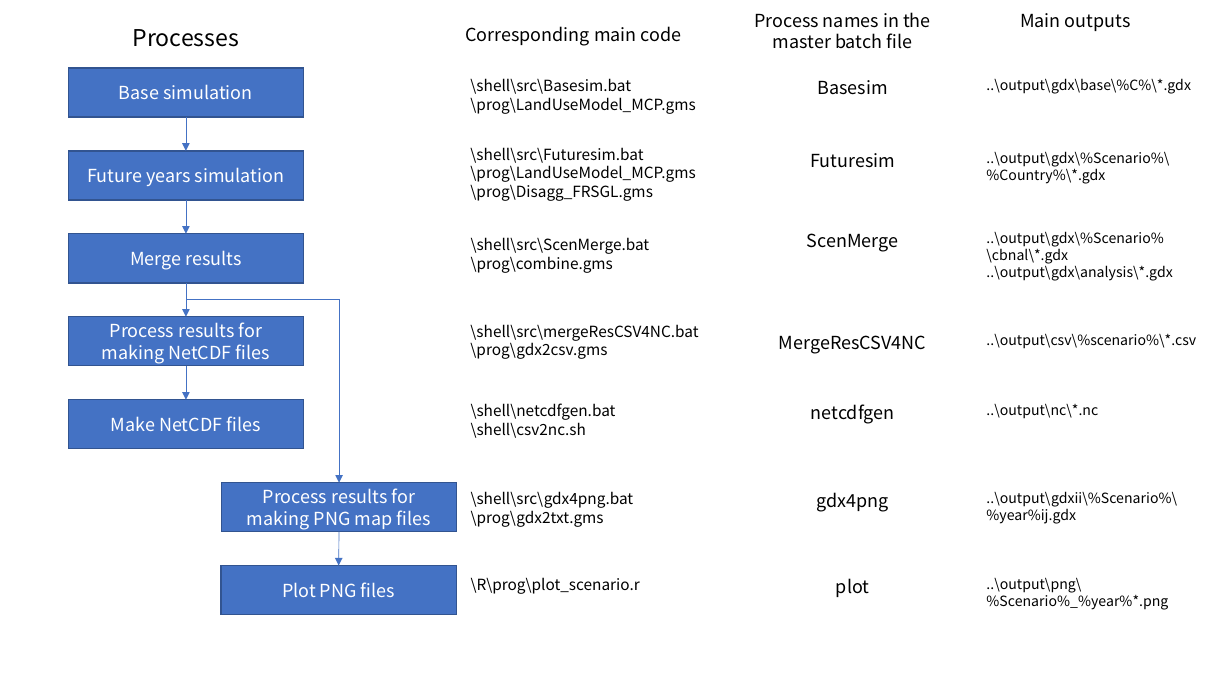
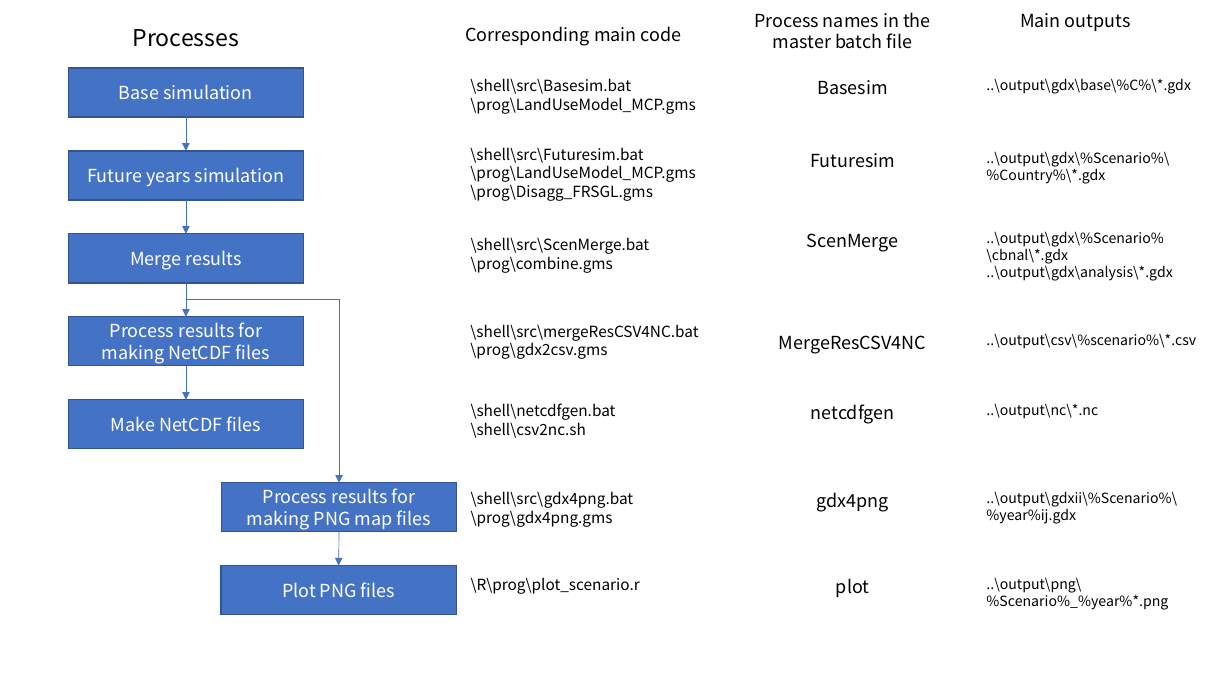
Before and after one commit to ZhaoShurui728/AIMPLUM-basinmode-region, a slide deck: slide 1 of doc/ManualFigure.pptx. Drawn at 1232x693 pixels with LibreOffice and Linux fonts; fonts in the diff are those of the drawing. Boxes give left, top, right and bottom in pixels: in the first picture for what was removed or moved away, otherwise in the second. Text is boxed around its words. In the diff, an @@ line names an element or a change of style, - is before the commit and + after.

```diff
--- a/doc/ManualFigure.pptx
+++ b/doc/ManualFigure.pptx
@@ text at (471, 507, 613, 527): text changed @@
-\prog\gdx2txt.gms
+\prog\gdx4png.gms
```
Also in this commit, not shown: 14 other files.
